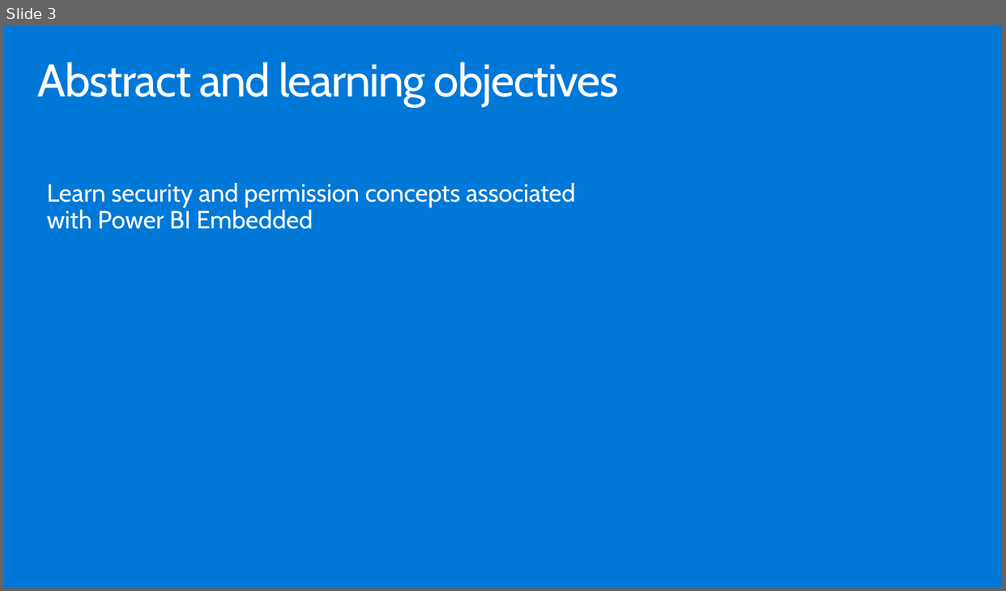
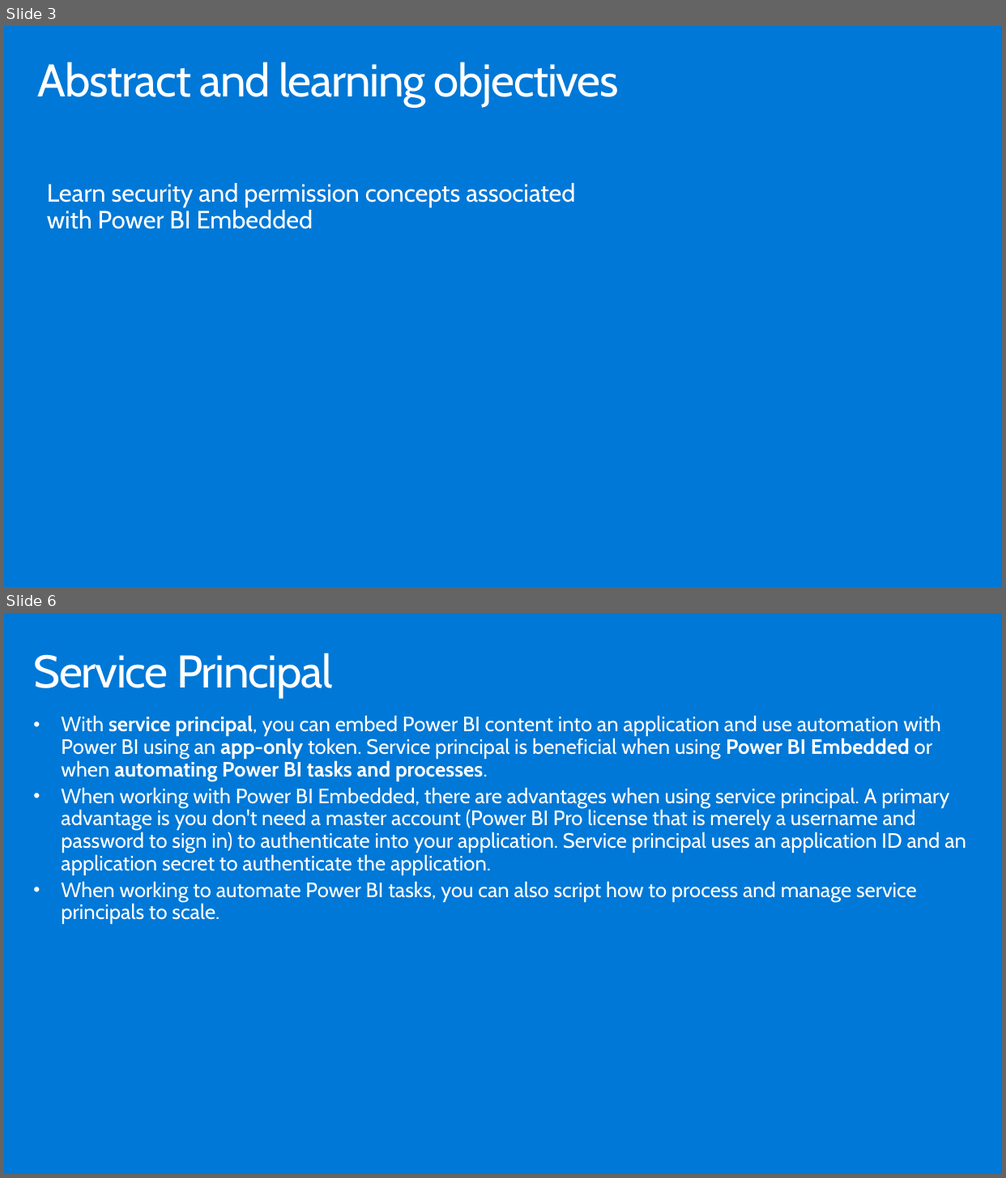
Before and after one commit to hnc198/AzurePowerBI, a slide deck: 4. Hands-on Modules/Embedding/_11. Security and Permissions.pptx. Shown one above the other, each under a label of ours: slide 3 before the commit, slides 3 and 6 after it; the slides between them are not shown. The pictures are 1006x591 and 1006x1178 pixels, drawn with LibreOffice and Linux fonts; fonts in the diff are those of the drawing. Boxes give left, top, right and bottom in pixels: in the first picture for what was removed or moved away, otherwise in the second. Text is boxed around its words. In the diff, an @@ line names an element or a change of style, - is before the commit and + after.

```diff
--- a/4. Hands-on Modules/Embedding/_11. Security and Permissions.pptx
+++ b/4. Hands-on Modules/Embedding/_11. Security and Permissions.pptx
@@ slide 6 added at (4, 613, 1002, 1174), background #0078D7 @@
@@ title added at (33, 653, 333, 698), 44 pt, text #FFFFFF @@
+Service Principal
@@ text added at (61, 715, 966, 924), 20 pt, text #FFFFFF @@
+• With service principal, you can embed Power BI content into an application and use automation with Power BI using an app-only token. Service principal is beneficial when using Power BI Embedded or when automating Power BI tasks and processes.
+• When working with Power BI Embedded, there are advantages when using service principal. A primary advantage is you don't need a master account (Power BI Pro license that is merely a username and password to sign in) to authenticate into your application. Service principal uses an application ID and an application secret to authenticate the application.
+• When working to automate Power BI tasks, you can also script how to process and manage service principals to scale.
```
Also in this commit, not shown: 1 slide changed, 14 other slides added, 4 slides removed, 4 other files.
